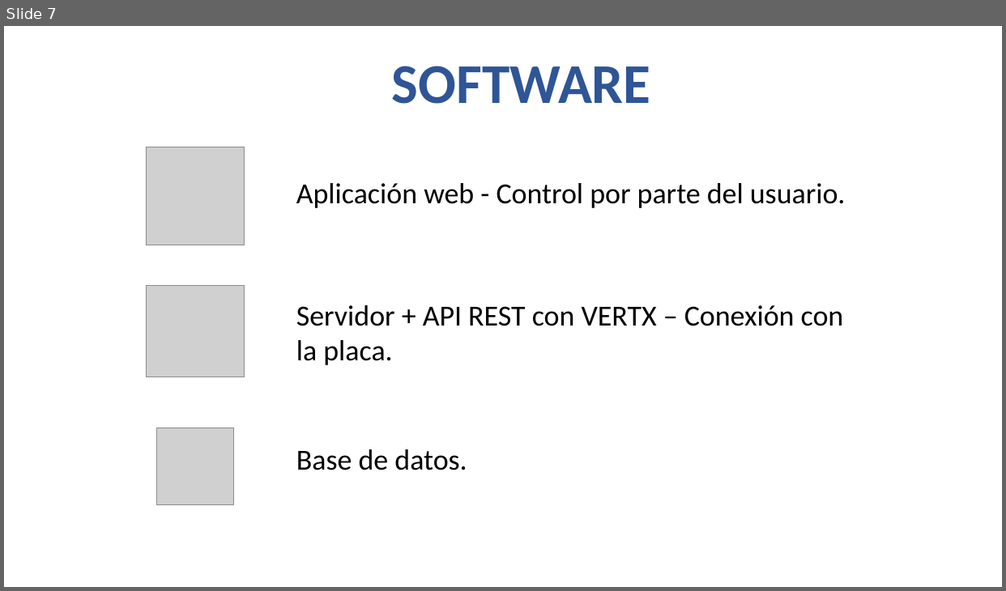
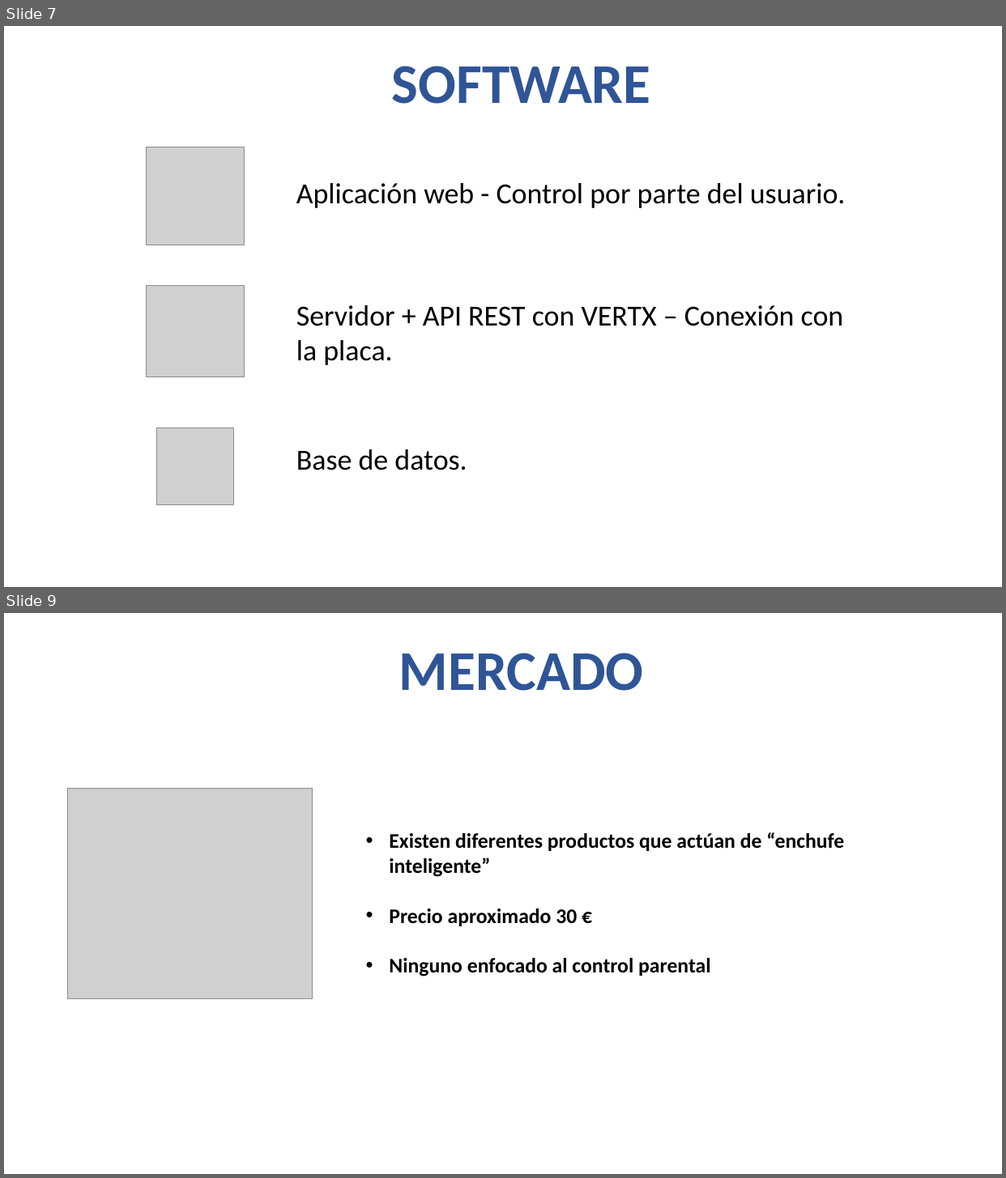
Before and after one commit to jessjimejess/Trabajo_DAD, a slide deck: CONTROL PARENTAL.pptx. Shown one above the other, each under a label of ours: slide 7 before the commit, slides 7 and 9 after it; the slides between them are not shown. The pictures are 1006x591 and 1006x1178 pixels, drawn with LibreOffice and Linux fonts; fonts in the diff are those of the drawing; grey boxes stand for pictures. Boxes give left, top, right and bottom in pixels: in the first picture for what was removed or moved away, otherwise in the second. Text is boxed around its words. In the diff, an @@ line names an element or a change of style, - is before the commit and + after.

```diff
--- a/CONTROL PARENTAL.pptx
+++ b/CONTROL PARENTAL.pptx
@@ slide 9 added at (x1=4, y1=613, x2=1002, y2=1174), background #FFFFFF @@
@@ title added at (x1=399, y1=653, x2=644, y2=691), 54 pt, text #2F5597, bold @@
+MERCADO
@@ picture added at (x1=67, y1=789, x2=312, y2=999) @@
@@ text added at (x1=389, y1=833, x2=844, y2=977), 20 pt, text #000000, bold @@
+• Existen diferentes productos que actúan de “enchufe inteligente”
+• Precio aproximado 30 €
+• Ninguno enfocado al control parental
```
Also in this commit, not shown: 1 slide changed, 1 other slide added, 2 slides removed.
